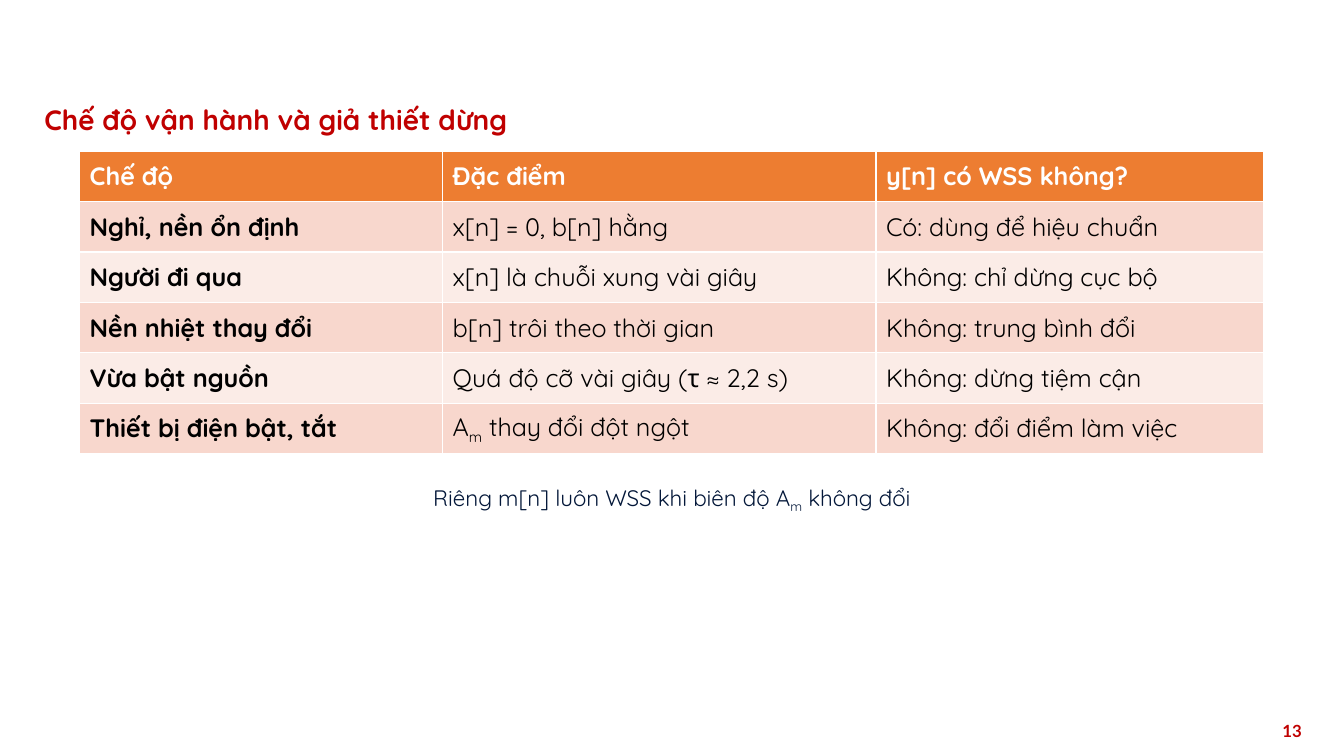
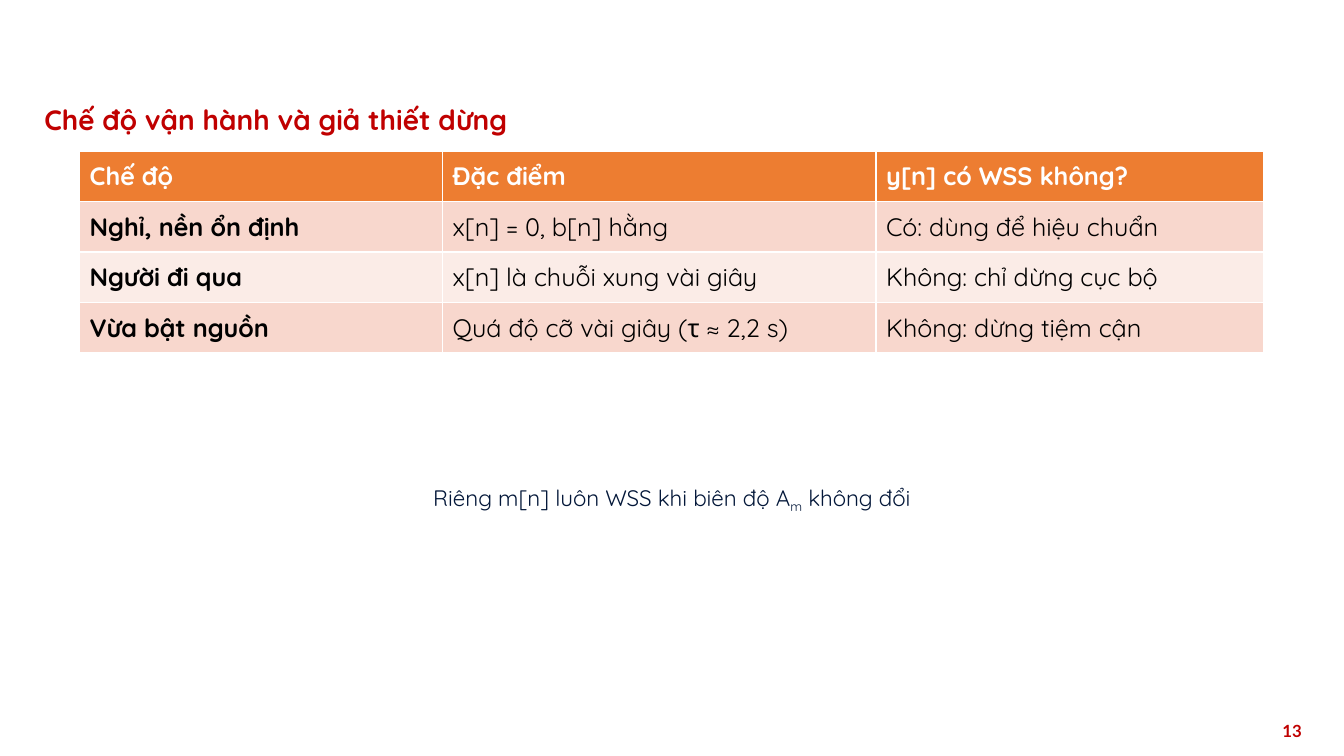
Before and after one commit to sonnt0201/TinHieuNgauNhien, a slide deck: slide 13 of Documents/EE6423_M1_MiniProposal_D203S.pptx. Drawn at 1344x756 pixels with LibreOffice and Linux fonts; fonts in the diff are those of the drawing; background and template pictures are left out. Boxes give left, top, right and bottom in pixels: in the first picture for what was removed or moved away, otherwise in the second. Text is boxed around its words. In the diff, an @@ line names an element or a change of style, - is before the commit and + after.

Commit message:
Sửa M0 M1 theo đúng cảm biến và dataset, thêm đủ bài giảng

```diff
--- a/Documents/EE6423_M1_MiniProposal_D203S.pptx
+++ b/Documents/EE6423_M1_MiniProposal_D203S.pptx
@@ table at bbox=[80, 151, 1264, 454] @@
-row 4: Nền nhiệt thay đổi | b[n] trôi theo thời gian | Không: trung bình đổi
-row 6: Thiết bị điện bật, tắt | Am thay đổi đột ngột | Không: đổi điểm làm việc
```
Also in this commit, not shown: 1 other slide changed, 3 other files.
